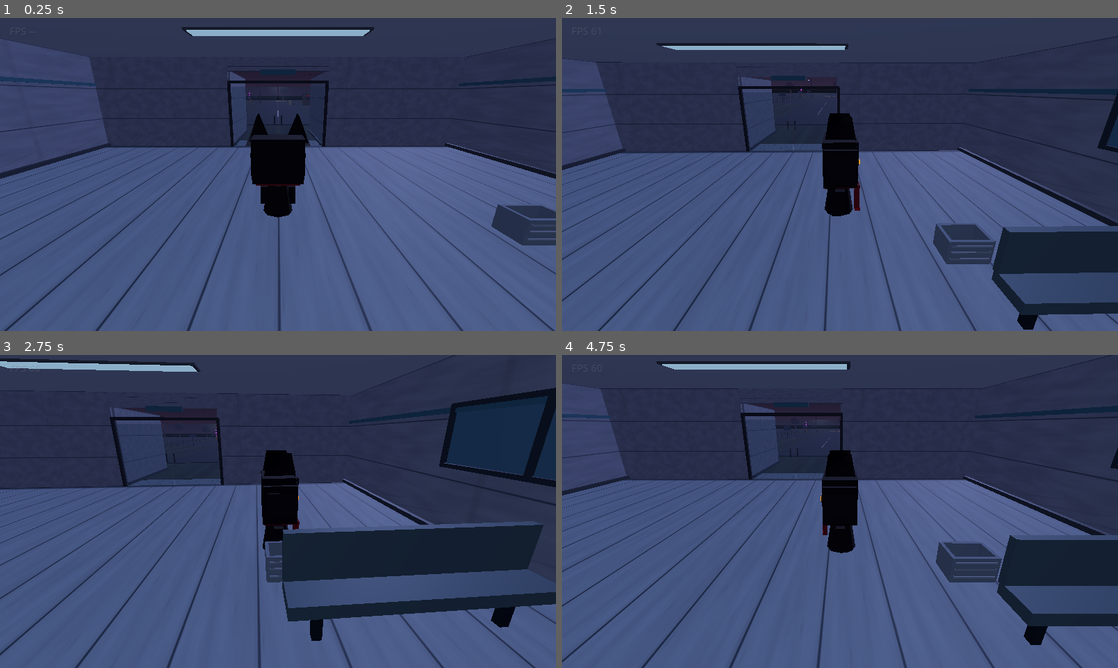
Above: before the commit, frames 1-4 (two rows, left to right).
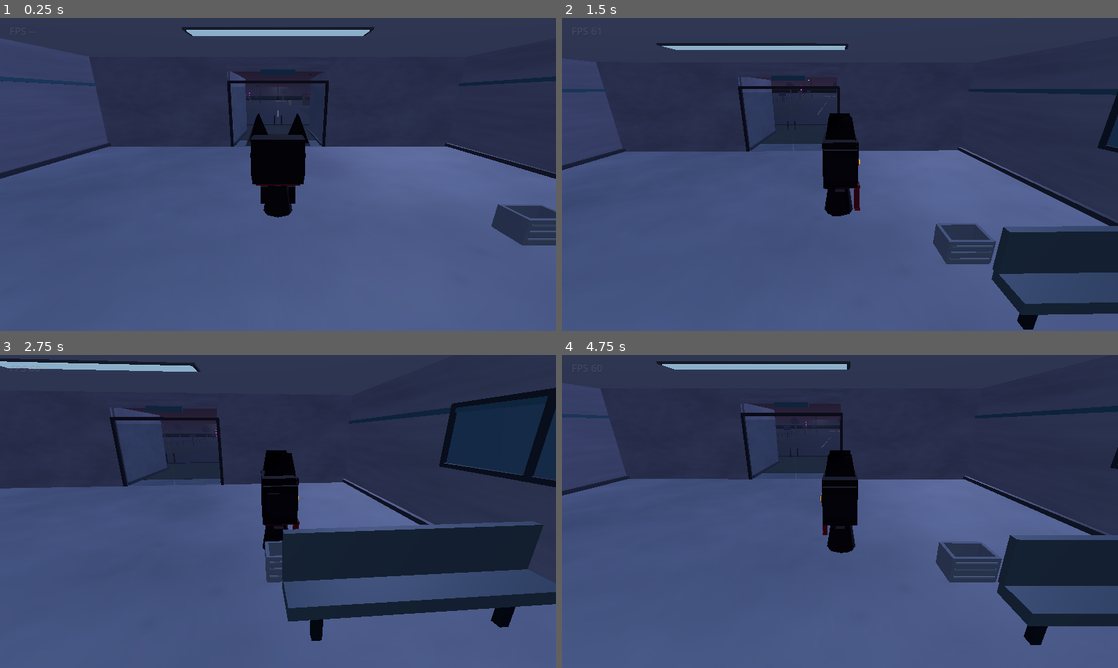
Above: after the commit, the same moments.

Repository: jhooni467/Brain-Concept-
Game: Godot game, scene res://scenes/main.tscn
The game is run twice, just before and just after one commit, with the same random seed, the same clock (stepped at 60 frames per second) and the same inputs.
Inputs (mouse positions are in pixels of both pictures, inside the frame that each line leads up to):
- Up to frame 1 (0.25 s): no input
- Up to frame 2 (1.5 s): tap Enter at 0.5 s; move the mouse to (962, 158) at 0.52 s; hold D (move_right) 0.53-1.25 s; click (962, 158) at 0.67 s; tap Space (jump) at 0.77 s; drag from (728, 190) to (812, 237) at 1.27 s
- Up to frame 3 (2.75 s): move the mouse to (333, 442) at 2.02 s; hold D (move_right) from 2.03 s (still down)
- Up to frame 4 (4.75 s): release D (move_right) at 2.75 s; drag from (812, 574) to (673, 464) at 2.77 s; move the mouse to (1006, 558) at 3.52 s; hold A (move_left) 3.53-4.25 s; tap Space (jump) at 3.77 s; drag from (673, 464) to (756, 433) at 4.27 s

The runs differ from the first frame. In frame 1, 2.3% of the frame differs, in the area x 0-100%, y 6-100%; in frame 2, 2.1%; in frame 3, 2.0%; in frame 4, 2.3%.

Commit message:
art: replace repeated floor and landscape patterns with layered natural textures

Diff:
--- a/scripts/world/prototype_laundromat.gd
+++ b/scripts/world/prototype_laundromat.gd
@@ -56,11 +56,11 @@
 func _build_room() -> void:
 	var floor_material := _make_material(Color(0.7, 0.74, 0.76), 0.72)
 	floor_material.albedo_texture = _create_floor_texture()
-	floor_material.uv1_scale = Vector3(13.0, 1.0, 20.0)
+	floor_material.uv1_scale = Vector3(1.0, 1.0, 1.0)
 
 	var wall_material := _make_material(Color(0.65, 0.67, 0.68), 0.94)
 	wall_material.albedo_texture = _create_wall_texture()
-	wall_material.uv1_scale = Vector3(3.5, 2.0, 1.0)
+	wall_material.uv1_scale = Vector3(1.0, 1.0, 1.0)
 
 	var trim_material := _make_material(Color(0.19, 0.23, 0.25), 0.56, 0.24)
 	var ceiling_material := _make_material(Color(0.43, 0.47, 0.49), 0.92)
@@ -533,79 +533,151 @@
 
 
 func _create_floor_texture() -> Texture2D:
+	# Broad, medium and fine noise create non-repeating polished concrete.
 	var image := Image.create(256, 256, false, Image.FORMAT_RGBA8)
-	var noise := FastNoiseLite.new()
-	noise.noise_type = FastNoiseLite.TYPE_SIMPLEX
-	noise.frequency = 0.045
+	var broad := FastNoiseLite.new()
+	broad.seed = 3107
+	broad.noise_type = FastNoiseLite.TYPE_SIMPLEX
+	broad.frequency = 0.012
+	var medium := FastNoiseLite.new()
+	medium.seed = 7219
+	medium.noise_type = FastNoiseLite.TYPE_SIMPLEX
+	medium.frequency = 0.055
+	var fine := FastNoiseLite.new()
+	fine.seed = 4491
+	fine.noise_type = FastNoiseLite.TYPE_SIMPLEX
+	fine.frequency = 0.22
+
 	for y in range(256):
 		for x in range(256):
-			var tile_x := x % 64
-			var tile_y := y % 64
-			var grain := noise.get_noise_2d(float(x), float(y)) * 0.035
-			var color := Color(0.53 + grain, 0.58 + grain, 0.60 + grain, 1.0)
-			if tile_x < 2 or tile_y < 2:
-				color = Color(0.20, 0.26, 0.29, 1.0)
-			elif tile_x > 60 or tile_y > 60:
-				color = color.darkened(0.045)
-			elif (x * 13 + y * 7) % 173 == 0:
-				color = color.darkened(0.10)
-			image.set_pixel(x, y, color)
+			var px := float(x)
+			var py := float(y)
+			var variation := broad.get_noise_2d(px, py) * 0.075
+			variation += medium.get_noise_2d(px, py) * 0.028
+			variation += fine.get_noise_2d(px, py) * 0.010
+			var base := Color(
+				clampf(0.53 + variation, 0.0, 1.0),
+				clampf(0.57 + variation, 0.0, 1.0),
+				clampf(0.60 + variation, 0.0, 1.0),
+				1.0
+			)
+			var speckle := fine.get_noise_2d(px * 1.7 + 41.0, py * 1.7 - 23.0)
+			if speckle > 0.72:
+				base = base.darkened(0.055)
+			elif speckle < -0.78:
+				base = base.lightened(0.035)
+			image.set_pixel(x, y, base)
+
 	return ImageTexture.create_from_image(image)
 
 
 func _create_wall_texture() -> Texture2D:
+	# Plaster variation has no repeating horizontal joints or striping.
 	var image := Image.create(256, 256, false, Image.FORMAT_RGBA8)
-	var noise := FastNoiseLite.new()
-	noise.noise_type = FastNoiseLite.TYPE_SIMPLEX
-	noise.frequency = 0.035
+	var broad := FastNoiseLite.new()
+	broad.seed = 1831
+	broad.noise_type = FastNoiseLite.TYPE_SIMPLEX
+	broad.frequency = 0.014
+	var medium := FastNoiseLite.new()
+	medium.seed = 5183
+	medium.noise_type = FastNoiseLite.TYPE_SIMPLEX
+	medium.frequency = 0.075
+	var grain := FastNoiseLite.new()
+	grain.seed = 9381
+	grain.noise_type = FastNoiseLite.TYPE_SIMPLEX
+	grain.frequency = 0.26
+
 	for y in range(256):
 		for x in range(256):
-			var grain := noise.get_noise_2d(float(x), float(y)) * 0.045
-			var color := Color(0.60 + grain, 0.63 + grain, 0.67 + grain, 1.0)
-			if y % 85 < 2:
-				color = Color(0.34, 0.39, 0.45, 1.0)
-			elif x % 128 < 2:
-				color = color.darkened(0.055)
-			elif y > 220 and (x + y) % 17 < 2:
-				color = color.darkened(0.07)
+			var px := float(x)
+			var py := float(y)
+			var variation := broad.get_noise_2d(px, py) * 0.045
+			variation += medium.get_noise_2d(px, py) * 0.023
+			variation += grain.get_noise_2d(px, py) * 0.009
+			var dampness := clampf((py / 256.0 - 0.78) * 0.11, 0.0, 0.035)
+			var color := Color(
+				clampf(0.59 + variation - dampness, 0.0, 1.0),
+				clampf(0.62 + variation - dampness, 0.0, 1.0),
+				clampf(0.67 + variation - dampness, 0.0, 1.0),
+				1.0
+			)
 			image.set_pixel(x, y, color)
+
 	return ImageTexture.create_from_image(image)
 
 
 func _create_outdoor_ground_texture() -> Texture2D:
+	# Irregular soil, moss and sparse gravel; the whole map uses this texture once.
 	var image := Image.create(256, 256, false, Image.FORMAT_RGBA8)
-	var broad_noise := FastNoiseLite.new()
-	broad_noise.noise_type = FastNoiseLite.TYPE_SIMPLEX
-	broad_noise.frequency = 0.018
-	var fine_noise := FastNoiseLite.new()
-	fine_noise.noise_type = FastNoiseLite.TYPE_SIMPLEX
-	fine_noise.frequency = 0.11
+	var broad := FastNoiseLite.new()
+	broad.seed = 9059
+	broad.noise_type = FastNoiseLite.TYPE_SIMPLEX
+	broad.frequency = 0.018
+	var patches := FastNoiseLite.new()
+	patches.seed = 1673
+	patches.noise_type = FastNoiseLite.TYPE_SIMPLEX
+	patches.frequency = 0.062
+	var gravel := FastNoiseLite.new()
+	gravel.seed = 8017
+	gravel.noise_type = FastNoiseLite.TYPE_SIMPLEX
+	gravel.frequency = 0.24
+
 	for y in range(256):
 		for x in range(256):
-			var broad := broad_noise.get_noise_2d(float(x), float(y)) * 0.12
-			var fine := fine_noise.get_noise_2d(float(x), float(y)) * 0.035
-			var value := broad + fine
-			var color := Color(0.27 + value, 0.31 + value, 0.27 + value * 0.8, 1.0)
-			if (x * 17 + y * 29) % 211 < 3:
-				color = color.darkened(0.24)
-			elif (x * 7 + y * 11) % 97 < 2:
-				color = color.lightened(0.09)
+			var px := float(x)
+			var py := float(y)
+			var variation := broad.get_noise_2d(px, py) * 0.085
+			variation += patches.get_noise_2d(px, py) * 0.055
+			variation += gravel.get_noise_2d(px, py) * 0.018
+			var color := Color(
+				clampf(0.26 + variation, 0.0, 1.0),
+				clampf(0.30 + variation, 0.0, 1.0),
+				clampf(0.26 + variation * 0.82, 0.0, 1.0),
+				1.0
+			)
+			var pebble := gravel.get_noise_2d(px * 1.8 + 73.0, py * 1.8 + 19.0)
+			if pebble > 0.83:
+				color = color.lightened(0.10)
+			elif pebble < -0.88:
+				color = color.darkened(0.14)
 			image.set_pixel(x, y, color)
+
 	return ImageTexture.create_from_image(image)
 
 
 func _create_asphalt_texture() -> Texture2D:
+	# Fine aggregate and broad wear variation without long parallel bands.
 	var image := Image.create(256, 256, false, Image.FORMAT_RGBA8)
-	var noise := FastNoiseLite.new()
-	noise.noise_type = FastNoiseLite.TYPE_SIMPLEX
-	noise.frequency = 0.12
+	var wear := FastNoiseLite.new()
+	wear.seed = 4559
+	wear.noise_type = FastNoiseLite.TYPE_SIMPLEX
+	wear.frequency = 0.018
+	var aggregate := FastNoiseLite.new()
+	aggregate.seed = 7711
+	aggregate.noise_type = FastNoiseLite.TYPE_SIMPLEX
+	aggregate.frequency = 0.21
+	var pits := FastNoiseLite.new()
+	pits.seed = 6191
+	pits.noise_type = FastNoiseLite.TYPE_SIMPLEX
+	pits.frequency = 0.38
+
 	for y in range(256):
 		for x in range(256):
-			var grain := noise.get_noise_2d(float(x), float(y)) * 0.065
-			var color := Color(0.19 + grain, 0.20 + grain, 0.24 + grain, 1.0)
-			if (x * 19 + y * 31) % 487 < 2:
-				color = color.darkened(0.38)
+			var px := float(x)
+			var py := float(y)
+			var variation := wear.get_noise_2d(px, py) * 0.035
+			variation += aggregate.get_noise_2d(px, py) * 0.025
+			variation += pits.get_noise_2d(px, py) * 0.010
+			var color := Color(
+				clampf(0.17 + variation, 0.0, 1.0),
+				clampf(0.18 + variation, 0.0, 1.0),
+				clampf(0.22 + variation, 0.0, 1.0),
+				1.0
+			)
+			if pits.get_noise_2d(px * 1.3 + 57.0, py * 1.3 - 34.0) > 0.86:
+				color = color.lightened(0.10)
 			image.set_pixel(x, y, color)
+
 	return ImageTexture.create_from_image(image)
 
 
@@ -626,10 +698,10 @@
 func _build_outdoor_map() -> void:
 	var ground_material := _make_material(Color(0.52, 0.56, 0.49), 0.98)
 	ground_material.albedo_texture = _create_outdoor_ground_texture()
-	ground_material.uv1_scale = Vector3(34.0, 1.0, 42.0)
+	ground_material.uv1_scale = Vector3(1.0, 1.0, 1.0)
 	var path_material := _make_material(Color(0.56, 0.58, 0.62), 0.88)
 	path_material.albedo_texture = _create_asphalt_texture()
-	path_material.uv1_scale = Vector3(5.0, 1.0, 34.0)
+	path_material.uv1_scale = Vector3(1.0, 1.0, 1.0)
 	var curb_material := _make_material(Color(0.48, 0.48, 0.50), 0.76)
 
 	_create_static_box("OuterExplorationGround", Vector3(180.0, 0.5, 210.0), Vector3(0.0, -0.25, 125.0), ground_material)
